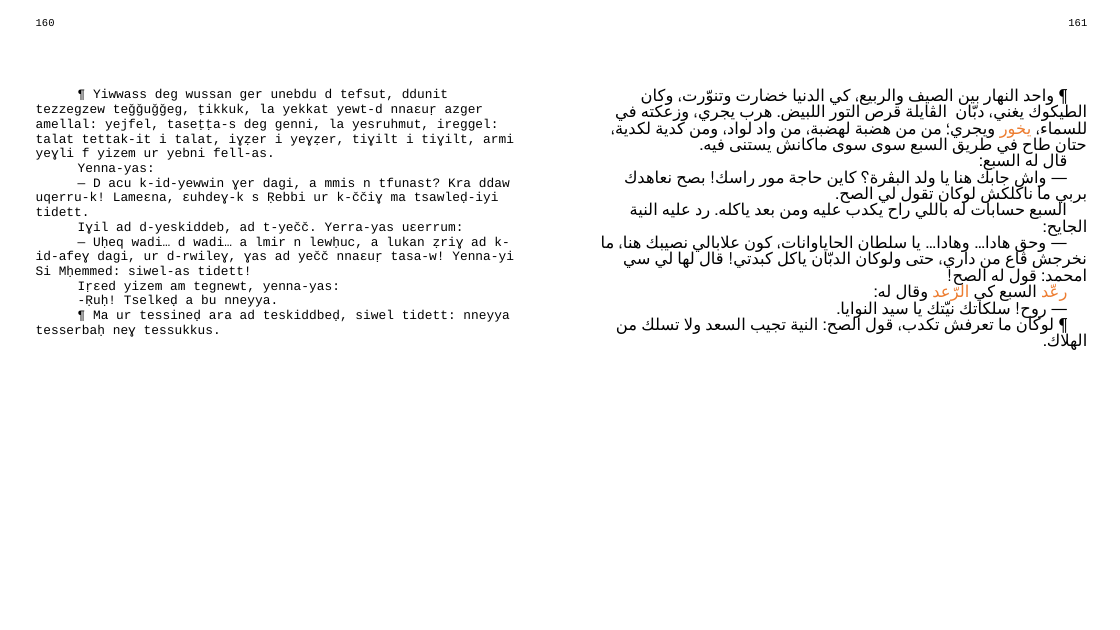
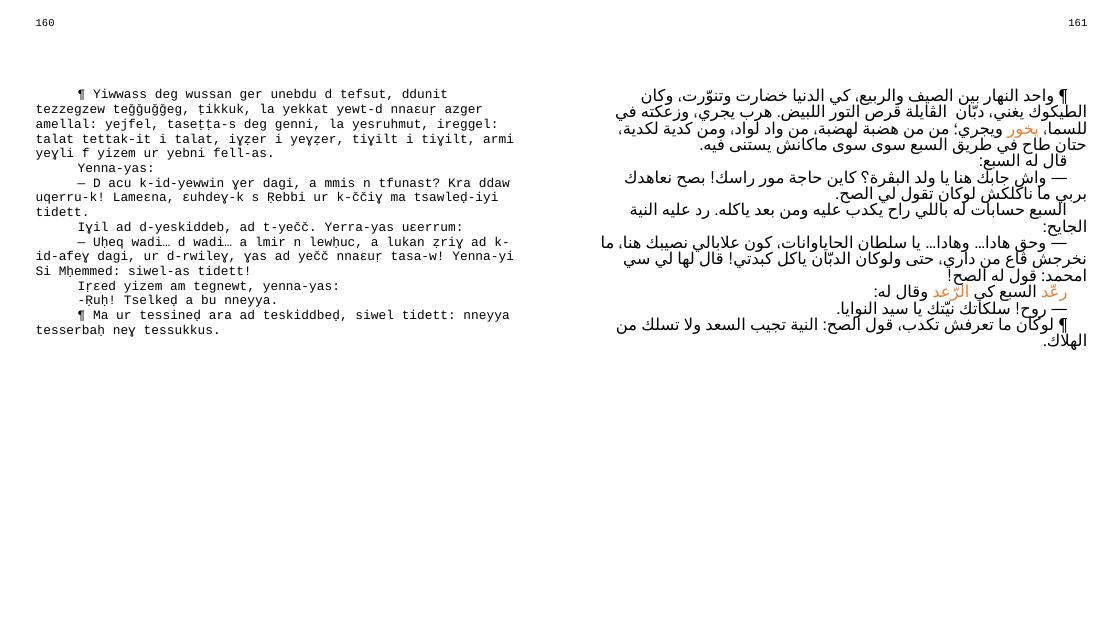
Before and after one commit to sferhah/tamacahut_n_wuccen, a slide deck: slide 78 of Uccen.ConsoleApp/Resources/pptx/uccen.arq.pptx. Drawn at 1120x630 pixels with LibreOffice and Linux fonts; fonts in the diff are those of the drawing. Boxes give left, top, right and bottom in pixels: in the first picture for what was removed or moved away, otherwise in the second. Text is boxed around its words. In the diff, an @@ line names an element or a change of style, - is before the commit and + after.

```diff
--- a/Uccen.ConsoleApp/Resources/pptx/uccen.arq.pptx
+++ b/Uccen.ConsoleApp/Resources/pptx/uccen.arq.pptx
@@ table at box(27, 13, 1096, 607) @@
-row 3, column 3: ¶ واحد النهار بين الصيف والربيع، كي الدنيا خضارت وتنوّرت، وكان الطيكوك يغني، دبّان الڨايلة قرص التور اللبيض. هرب يجري، وزعكته في للسماء، يخور ويجري؛ من من هضبة لهضبة، من واد لواد، ومن كدية لكدية، حتان طاح في طريق السبع سوى سوى ماكانش يستنى فيه. / قال له السبع: / — واش جابك هنا يا ولد البڨرة؟ كاين حاجة مور راسك! بصح نعاهدك بربي ما ناكلكش لوكان تقول لي الصح. / السبع حسابات له باللي راح يكدب عليه ومن بعد ياكله. رد عليه النية الجايح: / — وحق هادا… وهادا… يا سلطان الحاياوانات، كون علابالي نصيبك هنا، ما نخرجش ڨاع من داري، حتى ولوكان الدبّان ياكل كبدتي! قال لها لي سي امحمد: قول له الصح! / رعّد السبع كي الرّعد وقال له: / — روح! سلكاتك نيّتك يا سيد النوايا. / ¶ لوكان ما تعرفش تكدب، قول الصح: النية تجيب السعد ولا تسلك من الهلاك.
+row 3, column 3: ¶ واحد النهار بين الصيف والربيع، كي الدنيا خضارت وتنوّرت، وكان الطيكوك يغني، دبّان الڨايلة قرص التور اللبيض. هرب يجري، وزعكته في للسما، يخور ويجري؛ من من هضبة لهضبة، من واد لواد، ومن كدية لكدية، حتان طاح في طريق السبع سوى سوى ماكانش يستنى فيه. / قال له السبع: / — واش جابك هنا يا ولد البڨرة؟ كاين حاجة مور راسك! بصح نعاهدك بربي ما ناكلكش لوكان تقول لي الصح. / السبع حسابات له باللي راح يكدب عليه ومن بعد ياكله. رد عليه النية الجايح: / — وحق هادا… وهادا… يا سلطان الحاياوانات، كون علابالي نصيبك هنا، ما نخرجش ڨاع من داري، حتى ولوكان الدبّان ياكل كبدتي! قال لها لي سي امحمد: قول له الصح! / رعّد السبع كي الرّعد وقال له: / — روح! سلكاتك نيّتك يا سيد النوايا. / ¶ لوكان ما تعرفش تكدب، قول الصح: النية تجيب السعد ولا تسلك من الهلاك.
```
Also in this commit, not shown: 11 other slides changed, 3 other files.
